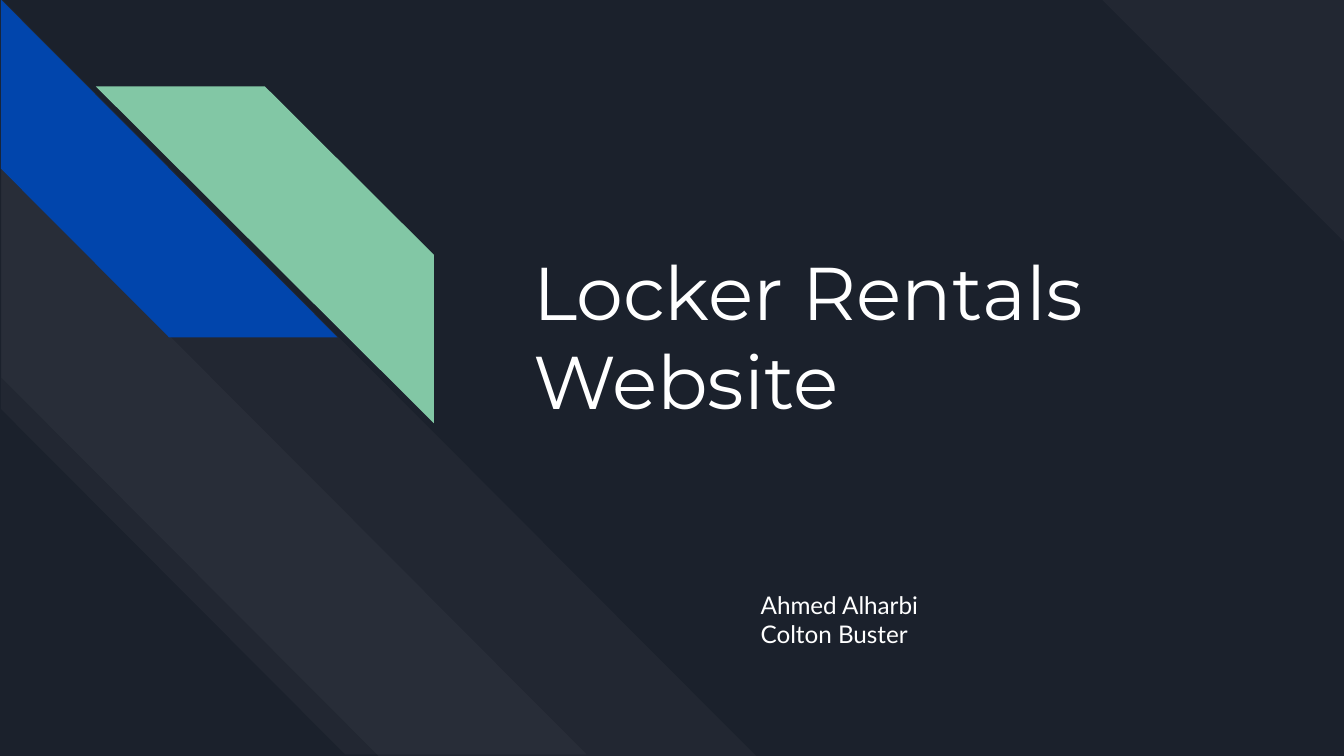
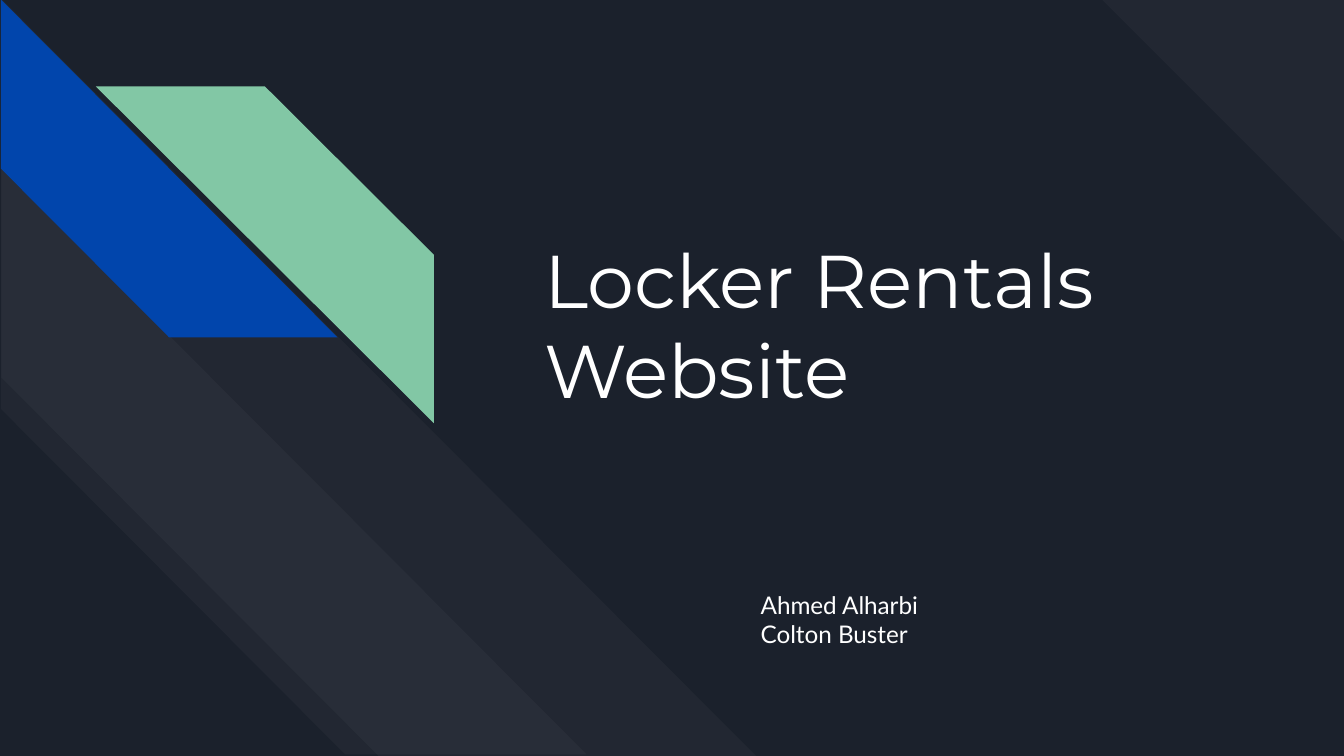
Before and after one commit to SaintAhmed/SpFall2019, a slide deck: slide 1 of Locker Rentals Website.pptx. Drawn at 1344x756 pixels with LibreOffice and Linux fonts; fonts in the diff are those of the drawing. Boxes give left, top, right and bottom in pixels: in the first picture for what was removed or moved away, otherwise in the second. Text is boxed around its words. In the diff, an @@ line names an element or a change of style, - is before the commit and + after.

```diff
--- a/Locker Rentals Website.pptx
+++ b/Locker Rentals Website.pptx
@@ title "Locker Rentals Website": place and size @@
-title "Locker Rentals Website" at [533, 264, 1083, 410]
+title "Locker Rentals Website" at [545, 252, 1094, 399]
```
Also in this commit, not shown: 1 other slide changed, 10 slides added, 4 other files.
